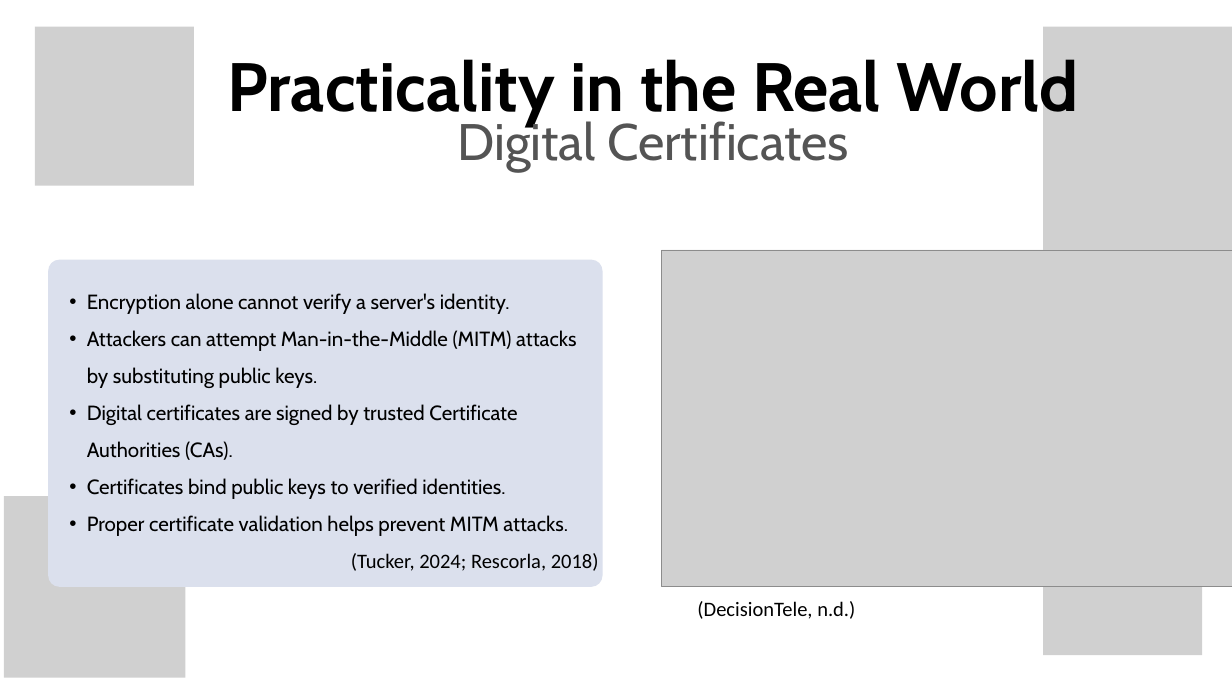
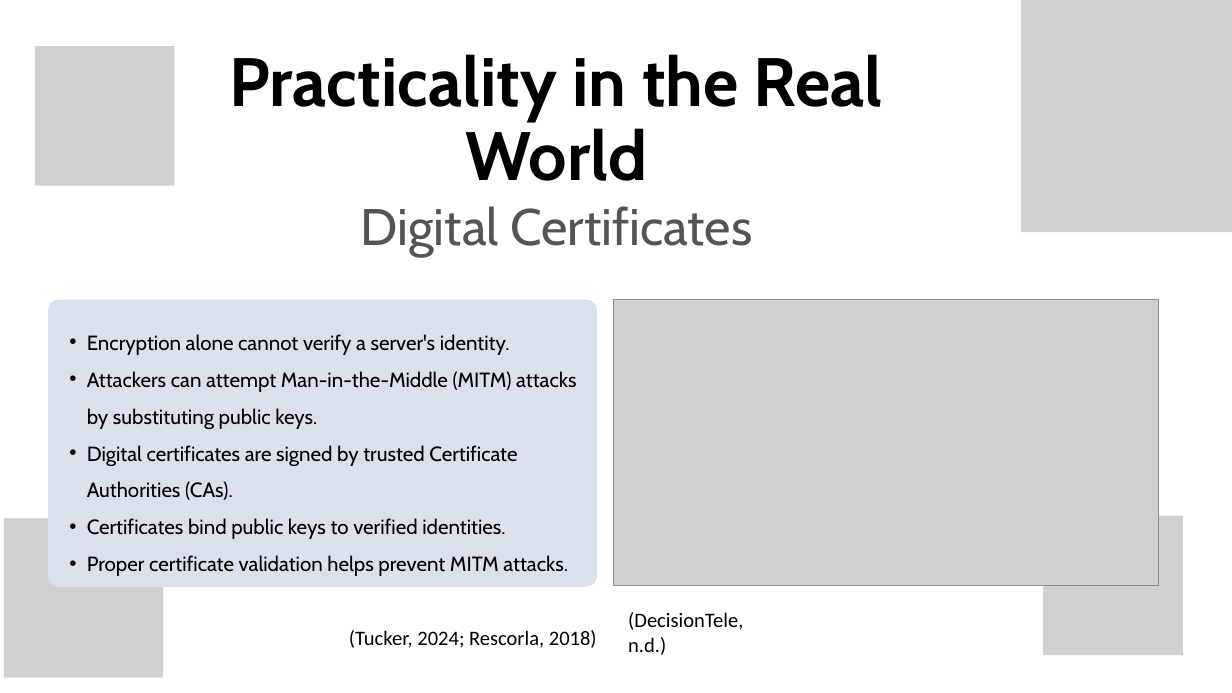
Before and after one commit to Muffinszer/cep146-teamproject1, a slide deck: slide 5 of CEP146NBB_Project1.pptx. Drawn at 1232x693 pixels with LibreOffice and Linux fonts; fonts in the diff are those of the drawing; grey boxes stand for pictures; background and template pictures are left out. Boxes give left, top, right and bottom in pixels: in the first picture for what was removed or moved away, otherwise in the second. Text is boxed around its words. In the diff, an @@ line names an element or a change of style, - is before the commit and + after.

```diff
--- a/CEP146NBB_Project1.pptx
+++ b/CEP146NBB_Project1.pptx
@@ picture: place and size @@
-picture at [1044,26,1232,304]
+picture at [1021,0,1232,232]
@@ picture: place and size @@
-picture at [35,26,194,185]
+picture at [35,46,174,185]
@@ text "Practicality in the Real World" rewrapped from [228,54,1078,127] to [230,54,883,181] @@
@@ text "Digital Certificates" rewrapped from [457,117,849,171] to [361,206,752,256] @@
@@ freeform shape: place and size @@
-freeform shape at [48,260,602,587]
+freeform shape at [48,299,597,586]
@@ picture: place and size @@
-picture at [662,250,1232,587]
+picture at [614,299,1159,586]
@@ text "Encryption alone cannot verify a ..." rewrapped from [87,293,599,571] to [87,334,597,648] @@
@@ picture: place and size @@
-picture at [4,496,185,678]
+picture at [4,519,163,678]
@@ picture: place and size @@
-picture at [1044,496,1202,655]
+picture at [1044,516,1183,655]
@@ text "(DecisionTele, n.d.)" rewrapped from [697,601,855,619] to [628,612,743,655] @@
```
Also in this commit, not shown: 8 other slides changed.
